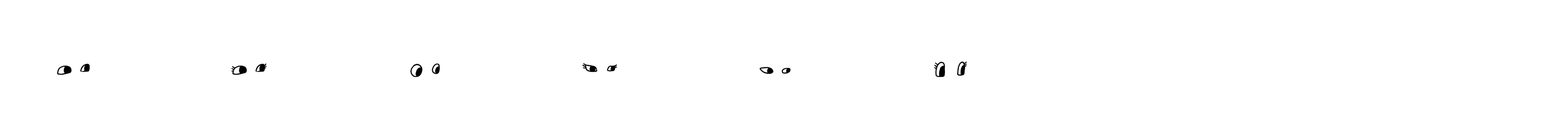
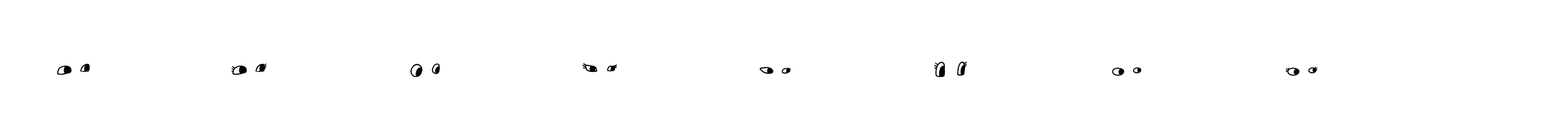
Comparing the layer stacks of the two 1568 x 131 images. Changes:
added group "08" with 1 layers above "07" over (1285, 66, 1318, 76)
added layer "Eyes 7" in group "08" over (1285, 66, 1318, 76)
added group "07" with 1 layers above "06" over (1111, 66, 1142, 76)
added layer "Eyes 6" in group "07" over (1111, 66, 1142, 76)
